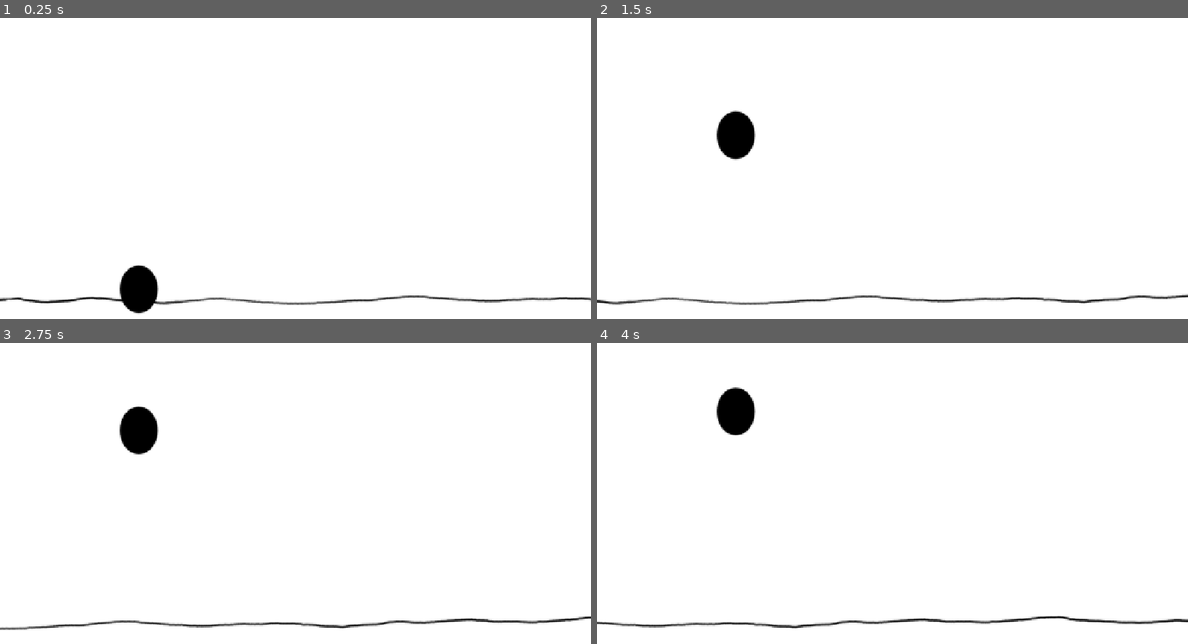
Above: before the commit, frames 1-4 (two rows, left to right).
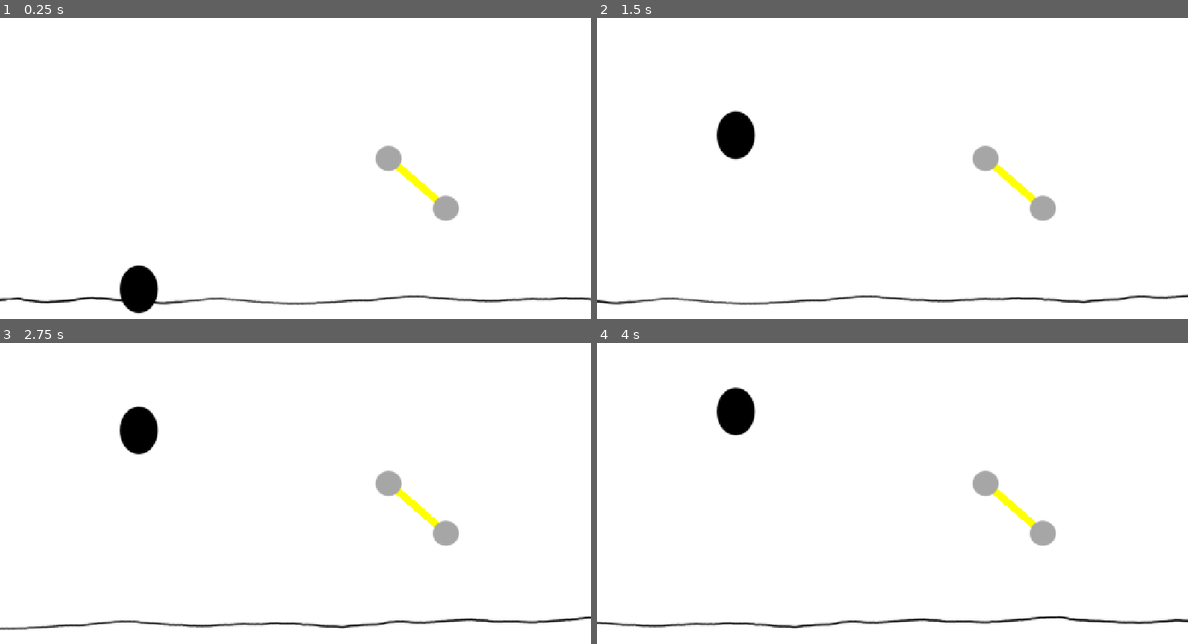
Above: after the commit, the same moments.

Repository: snowfrogdev/jetpack-joyride-clone
Game: Godot game, scene res://main.tscn
Two runs of this game, one before a commit and one after it. Both use one fixed random seed, a clock stepped at 60 frames per second and the inputs below.
Inputs:
- Up to frame 1 (0.25 s): no input
- Up to frame 2 (1.5 s): hold Space (Boost) 0.53-1.28 s; tap Space (Boost) at 1.35 s
- Up to frame 3 (2.75 s): hold Space (Boost) from 2.03 s (still down)
- Up to frame 4 (4 s): release Space (Boost) at 2.78 s; tap Space (Boost) at 2.85 s; hold Space (Boost) from 3.53 s (still down)

The runs differ from the first frame. In frame 1, 0.8% of the frame differs, in the area x 63-78%, y 42-68%; in frame 2, 0.8%; in frame 3, 0.8%; in frame 4, 0.8%.

Commit message:
Add SunCoreRelays node with beam functionality and associated assets

Diff:
--- a/main.tscn
+++ b/main.tscn
@@ -1,10 +1,11 @@
-[gd_scene load_steps=9 format=3 uid="uid://crti1kafjjwkt"]
+[gd_scene load_steps=10 format=3 uid="uid://crti1kafjjwkt"]
 
 [ext_resource type="Script" uid="uid://c68wmer36acdu" path="res://main.gd" id="1_ig7tw"]
 [ext_resource type="Texture2D" uid="uid://p77k43vlst7u" path="res://assets/floor_placeholder.png" id="2_0xm2m"]
 [ext_resource type="Script" uid="uid://d2qomq7us42pn" path="res://parallax_background.gd" id="2_h2yge"]
 [ext_resource type="Texture2D" uid="uid://duyutkpobsta6" path="res://assets/player_placeholder.png" id="4_1bvp3"]
 [ext_resource type="Script" uid="uid://byy6m7tdp55ys" path="res://player.gd" id="4_lquwl"]
+[ext_resource type="PackedScene" uid="uid://bofack50w2ncn" path="res://sun_core_relays.tscn" id="6_7mycd"]
 
 [sub_resource type="CapsuleShape2D" id="CapsuleShape2D_lquwl"]
 radius = 41.0
@@ -60,3 +61,23 @@
 [node name="CollisionShape2D" type="CollisionShape2D" parent="CeilingCollider"]
 position = Vector2(1477.5, 20)
 shape = SubResource("RectangleShape2D_lquwl")
+
+[node name="SunCoreRelays" parent="." instance=ExtResource("6_7mycd")]
+position = Vector2(904, 398)
+beam_width = 16.0
+
+[node name="Beam" parent="SunCoreRelays" index="0"]
+points = PackedVector2Array(62, 54, -62, -54)
+width = 16.0
+
+[node name="StartNode" parent="SunCoreRelays" index="1"]
+position = Vector2(62, 54)
+
+[node name="EndNode" parent="SunCoreRelays" index="2"]
+position = Vector2(-62, -54)
+
+[node name="CollisionShape2D" parent="SunCoreRelays/Collider" index="0"]
+rotation = -2.42505
+scale = Vector2(1, 1)
+
+[editable path="SunCoreRelays"]
--- /dev/null
+++ b/sun_core_relays.gd
@@ -0,0 +1,56 @@
+@tool
+class_name SunCoreRelays extends Node2D
+
+@export var beam_width: float = 16.0
+
+@onready var start_node := $StartNode
+@onready var end_node := $EndNode
+@onready var beam_path := $Beam
+@onready var beam_collider := $Collider
+@onready var beam_collision_shape := $Collider/CollisionShape2D
+
+func _process(_delta):
+  if Engine.is_editor_hint():
+    beam_path.width = beam_width
+    center_self()
+
+  update_beam_transform()
+
+func center_self():
+  if not (start_node and end_node):
+      return
+
+  # Calculate global midpoint
+  var global_start = start_node.global_position
+  var global_end = end_node.global_position
+  var global_center = (global_start + global_end) / 2.0
+
+  # Move this node to that position
+  global_position = global_center
+
+  # Update start/end positions relative to the new origin
+  start_node.position = global_start - global_center
+  end_node.position = global_end - global_center
+
+func update_beam_transform():
+  if not (start_node and end_node and beam_path and beam_collision_shape):
+      return
+
+  var start_pos = start_node.position
+  var end_pos = end_node.position
+  var dir = end_pos - start_pos
+  var length = dir.length()
+  var center = start_pos + dir / 2.0
+  var angle = dir.angle()
+
+  # Check if the shape is valid before modifying it
+  assert(beam_collision_shape.shape and beam_collision_shape.shape is RectangleShape2D, "Beam shape is not a RectangleShape2D or is invalid.")
+  var shape = beam_collision_shape.shape as RectangleShape2D
+  shape.size = Vector2(length, beam_width) # Use the editable beam width
+  beam_collision_shape.position = center
+  beam_collision_shape.rotation = angle
+
+  # Update the beam line points
+  beam_path.clear_points()
+  beam_path.add_point(start_node.position)
+  beam_path.add_point(end_node.position)
--- /dev/null
+++ b/sun_core_relays.tscn
@@ -0,0 +1,40 @@
+[gd_scene load_steps=4 format=3 uid="uid://bofack50w2ncn"]
+
+[ext_resource type="Texture2D" uid="uid://bp65ekimrswq3" path="res://assets/relay_placeholder.png" id="1_4qw7h"]
+[ext_resource type="Script" uid="uid://bbshymeemmvwh" path="res://sun_core_relays.gd" id="1_pcxc2"]
+
+[sub_resource type="RectangleShape2D" id="RectangleShape2D_pcxc2"]
+size = Vector2(164.438, 16)
+
+[node name="SunCoreRelays" type="Node2D"]
+script = ExtResource("1_pcxc2")
+beam_width = 24.0
+
+[node name="Beam" type="Line2D" parent="."]
+points = PackedVector2Array(-120, 0, 120, 0)
+width = 24.0
+default_color = Color(1, 1, 0, 1)
+metadata/_edit_lock_ = true
+
+[node name="StartNode" type="Node2D" parent="."]
+position = Vector2(-120, 0)
+metadata/_edit_group_ = true
+
+[node name="Sprite2D" type="Sprite2D" parent="StartNode"]
+texture = ExtResource("1_4qw7h")
+metadata/_edit_lock_ = true
+
+[node name="EndNode" type="Node2D" parent="."]
+position = Vector2(120, 0)
+metadata/_edit_group_ = true
+
+[node name="Sprite2D" type="Sprite2D" parent="EndNode"]
+texture = ExtResource("1_4qw7h")
+metadata/_edit_lock_ = true
+
+[node name="Collider" type="Area2D" parent="."]
+metadata/_edit_lock_ = true
+
+[node name="CollisionShape2D" type="CollisionShape2D" parent="Collider"]
+shape = SubResource("RectangleShape2D_pcxc2")
+metadata/_edit_lock_ = true
Binary file added: assets/relay_placeholder.png
Not shown, added: assets/relay_placeholder.png.import
Not shown, added: sun_core_relays.gd.uid
Not shown, changed: assets_src/graphics/jetpack_joyride_clone.kra
Not shown, changed: assets_src/graphics/jetpack_joyride_clone.kra~
